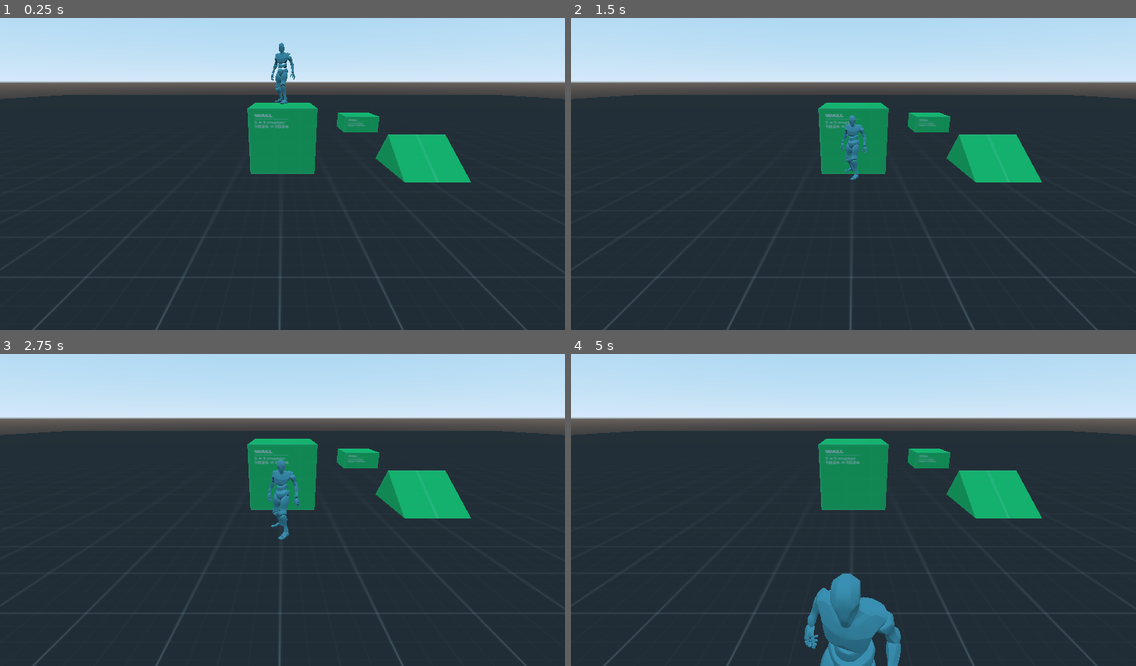
Above: before the commit, frames 1-4 (two rows, left to right).
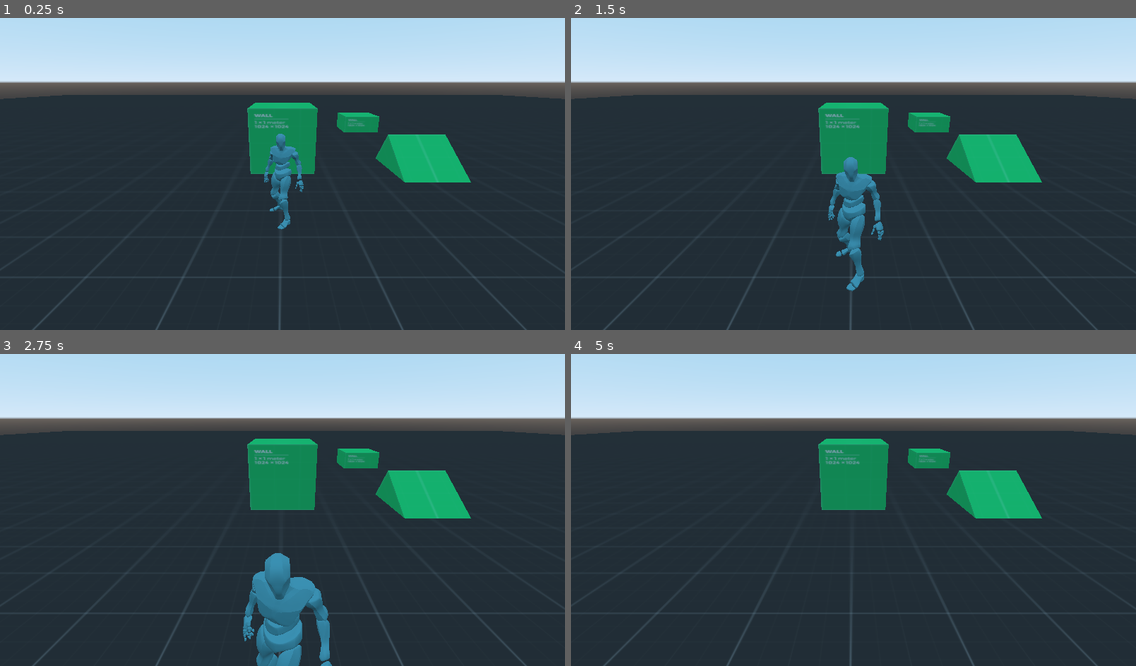
Above: after the commit, the same moments.

Repository: Nayandin77/tps_template
Game: Godot game, scene res://scenes/Main.tscn
The game is run twice, just before and just after one commit, with the same random seed, the same clock (stepped at 60 frames per second) and the same inputs.
Inputs:
- Up to frame 1 (0.25 s): no input
- Up to frame 2 (1.5 s): tap Enter at 0.5 s; tap Space (ui_select) at 0.77 s
- Up to frame 3 (2.75 s): tap Space (ui_select) at 1.52 s
- Up to frame 4 (5 s): tap Space (ui_select) at 3.02, 3.77, 4.52 s

The runs differ from the first frame. In frame 1, 1.3% of the frame differs, in the area x 46-54%, y 7-68%; in frame 2, 2.1%; in frame 3, 4.0%, in the area x 43-59%, y 33-100%; in frame 4, 3.2%.

Commit message:
translation addition

Diff:
--- a/scenes/Main.tscn
+++ b/scenes/Main.tscn
@@ -66,7 +66,7 @@
 shape = SubResource( 6 )
 
 [node name="KinematicBody" parent="." instance=ExtResource( 3 )]
-transform = Transform( 1, 0, 0, 0, 1, 0, 0, 0, 1, 0, 2.4222, 0.104764 )
+transform = Transform( 1, 0, 0, 0, 1, 0, 0, 0, 1, 0, 0.263888, 3.8165 )
 
 [node name="Camera" type="Camera" parent="."]
 transform = Transform( 1, 0, 0, 0, 0.943524, 0.331305, 0, -0.331305, 0.943524, 0, 3.09879, 7.86459 )
